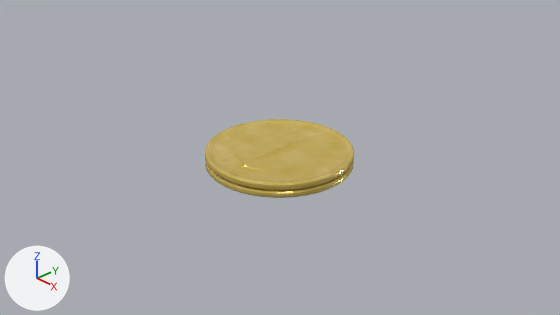
Renders of the Blender file BLENDER/coin.blend from each side of a commit.
Both versions are drawn from the file's camera 'Camera'. Lighting does not change. The marker at lower left points along +X, +Y and +Z.
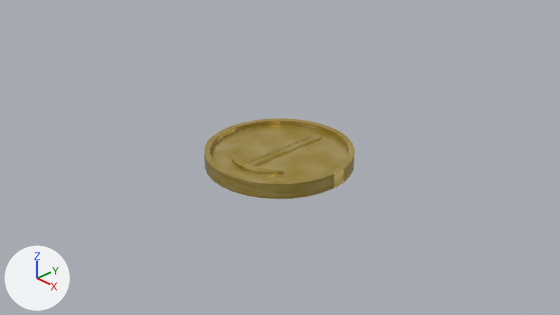
Boxes [x1, y1, x2, y2] around the edits, measured in the pictures (560 x 315 px):
'Cylinder', recoloured, modifiers changed: before [205, 119, 354, 198]; after [204, 118, 355, 199]

Edits to the bpy script that builds the scene:
```text
Change mat_material_008:
    where n2 = _N.new('ShaderNodeTexNoise'); n2.name = 'Noise Texture'
    n2.inputs[2].default_value: 7.5 -> 5.7  # 'Scale'
    add n2.inputs[4].default_value = 0.342  # 'Roughness'
    where n3 = _N.new('ShaderNodeMix'); n3.name = 'Mix'
    n3.inputs[0].default_value: 0.0856 -> 0.102  # 'Factor'
    n3.inputs[6].default_value: (0.799, 0.565, 0.063, 1.0) -> (0.482, 0.342, 0.0405, 1.0)  # 'A', yellow #e7c647 -> 'A', yellow #b89e39
    add n4 = _N.new('ShaderNodeBrightContrast'); n4.name = 'Brightness/Contrast'
    add n4.inputs[1].default_value = -0.05  # 'Brightness'
    where n0 = _N.new('ShaderNodeBsdfPrincipled'); n0.name = 'Principled BSDF'
    remove _L.new(n3.outputs[2], n0.inputs[0])  # 'Result' to 'Base Color'
    add _L.new(n4.outputs[0], n0.inputs[0])  # 'Color' to 'Base Color'
    add _L.new(n3.outputs[2], n4.inputs[0])  # 'Result' to 'Color'
Change ob_cylinder:
    remove _m = ob_cylinder.modifiers.new('Subdivision', 'SUBSURF')
    remove _m.levels = 0
    remove _m.render_levels = 1
```
